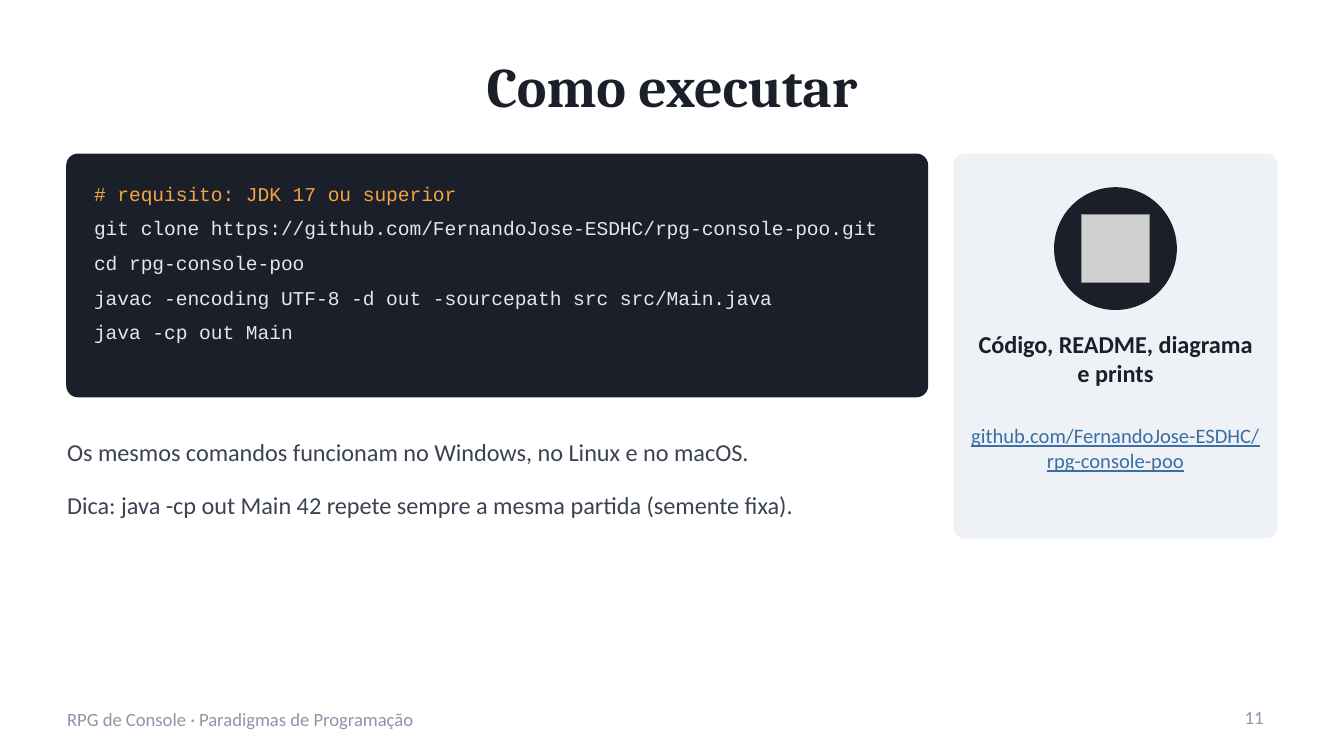
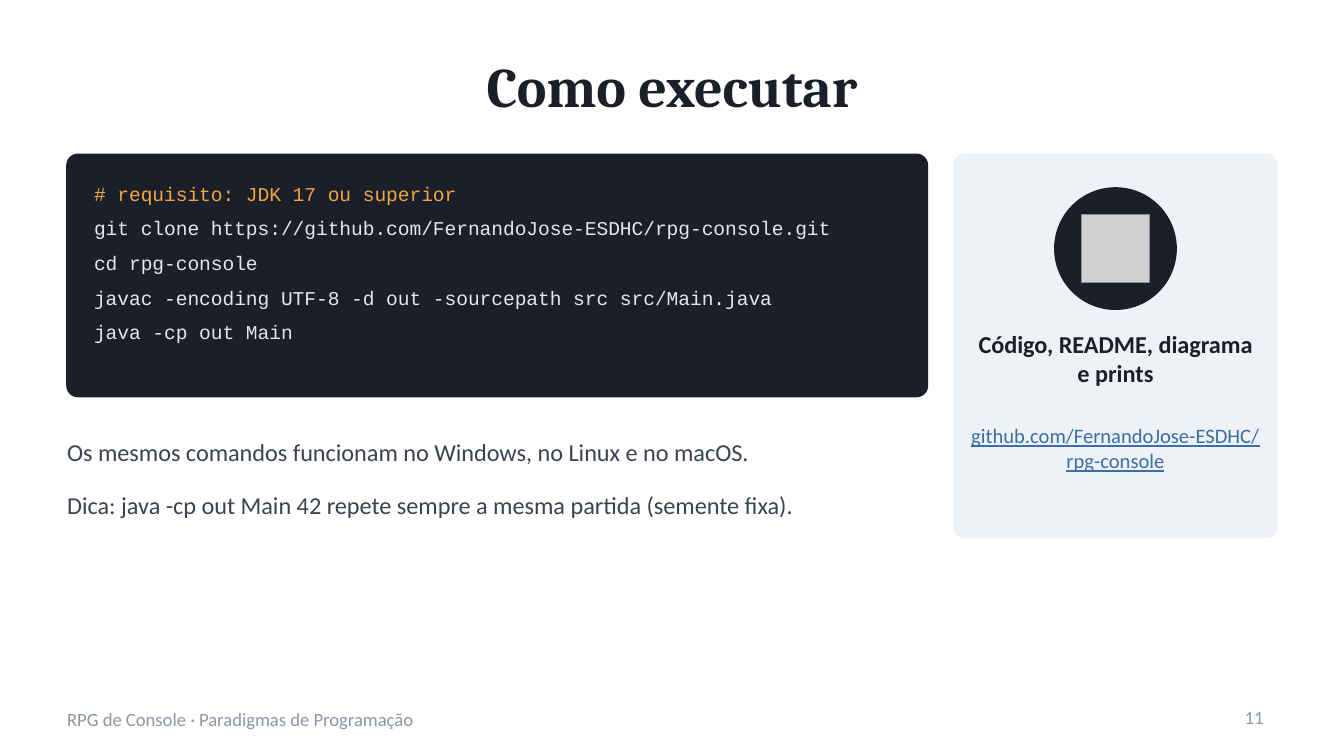
Before and after one commit to FernandoJose-ESDHC/rpg-console, a slide deck: slide 11 of apresentacao.pptx. Drawn at 1344x756 pixels with LibreOffice and Linux fonts; fonts in the diff are those of the drawing; grey boxes stand for pictures. Boxes give left, top, right and bottom in pixels: in the first picture for what was removed or moved away, otherwise in the second. Text is boxed around its words. In the diff, an @@ line names an element or a change of style, - is before the commit and + after.

Commit message:
Atualiza o nome do repositório para rpg-console

```diff
--- a/apresentacao.pptx
+++ b/apresentacao.pptx
@@ text at [94,221,831,274]: text changed @@
-git clone https://github.com/FernandoJose-ESDHC/rpg-console-poo.git
-cd rpg-console-poo
+git clone https://github.com/FernandoJose-ESDHC/rpg-console.git
+cd rpg-console
@@ text at [1066,453,1164,472]: text changed @@
-rpg-console-poo
+rpg-console
```
Also in this commit, not shown: 12 other files.
